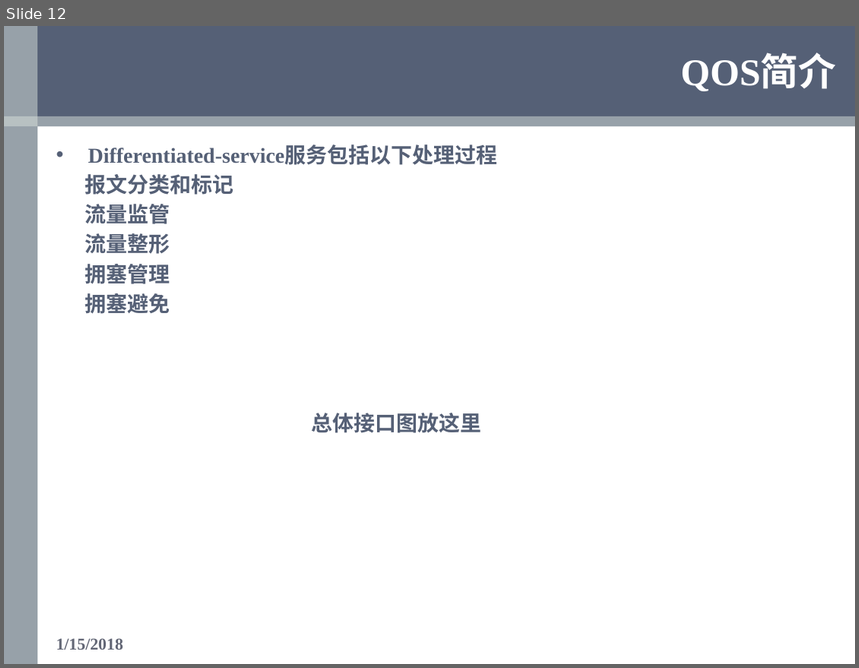
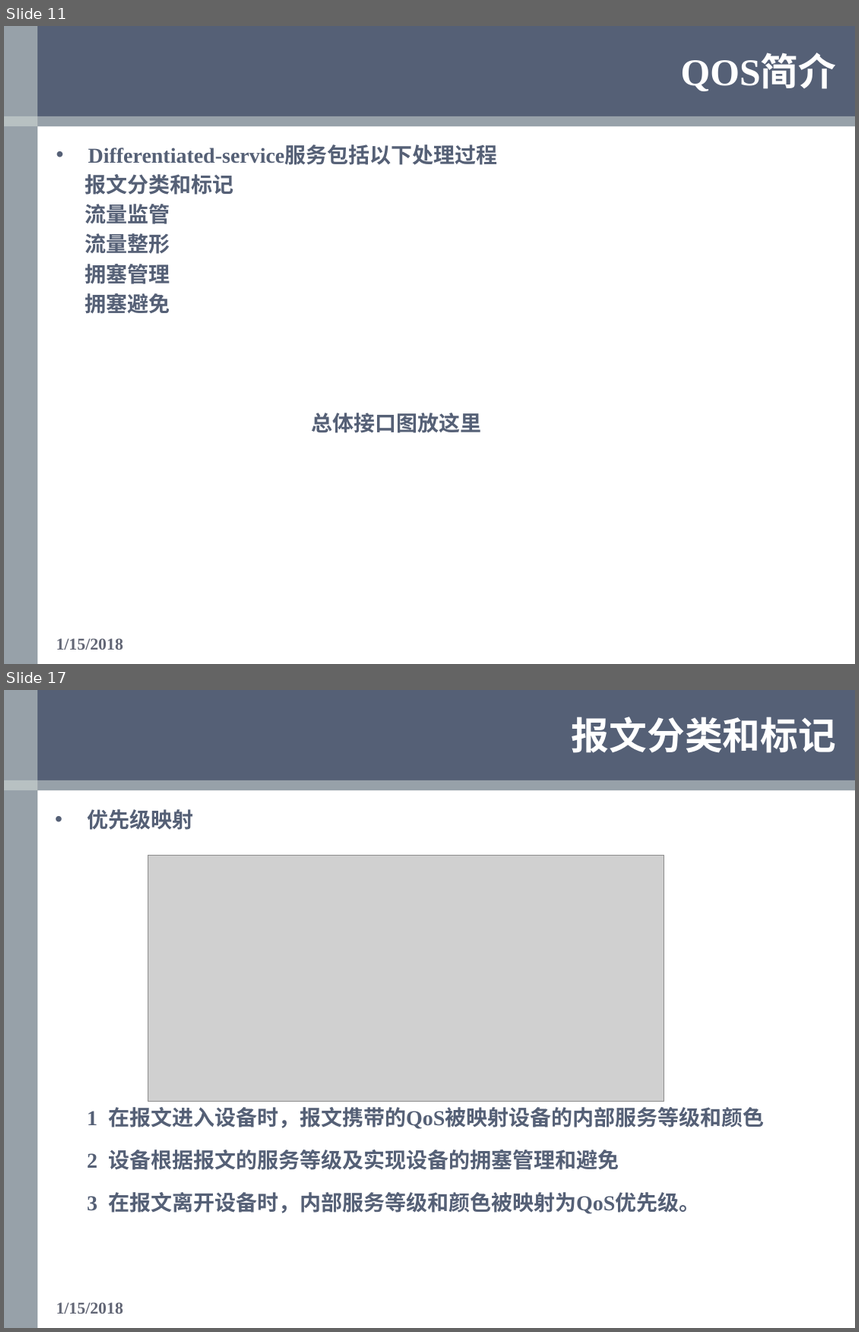
Before and after one commit to OOCC/PlanGIt, a slide deck: Personal/xueyu/Work/银河风云/QOS/QOS学习报告—薛雨.pptx. Shown one above the other, each under a label of ours: slide 12 before the commit, slides 11 and 17 after it; the slides between them are not shown. The pictures are 859x668 and 859x1332 pixels, drawn with LibreOffice and Linux fonts; fonts in the diff are those of the drawing; grey boxes stand for pictures; background and template pictures are left out. Boxes give left, top, right and bottom in pixels: in the first picture for what was removed or moved away, otherwise in the second. Text is boxed around its words. In the diff, an @@ line names an element or a change of style, - is before the commit and + after.

```diff
--- a/Personal/xueyu/Work/银河风云/QOS/QOS学习报告—薛雨.pptx
+++ b/Personal/xueyu/Work/银河风云/QOS/QOS学习报告—薛雨.pptx
@@ slide 17 added at (x1=4, y1=690, x2=855, y2=1328), background #FFFFFF; not listed: 4 template elements that a slide beside it also shows @@
@@ title added at (x1=572, y1=717, x2=837, y2=753), 32 pt, text #FFFFFF, bold @@
+报文分类和标记
@@ text added at (x1=87, y1=809, x2=764, y2=1214), 18 pt, text #556076, bold @@
+• 优先级映射
+1 在报文进入设备时，报文携带的QoS被映射设备的内部服务等级和颜色
+2 设备根据报文的服务等级及实现设备的拥塞管理和避免
+3 在报文离开设备时，内部服务等级和颜色被映射为QoS优先级。
@@ picture added at (x1=148, y1=855, x2=664, y2=1102) @@
@@ text added at (x1=56, y1=1303, x2=123, y2=1314), 14 pt, text #626675, bold @@
+1/15/2018
@@ what was slide 12 is now slide 11 @@
```
Also in this commit, not shown: 11 slides changed, 14 other slides added, 28 slides removed.
